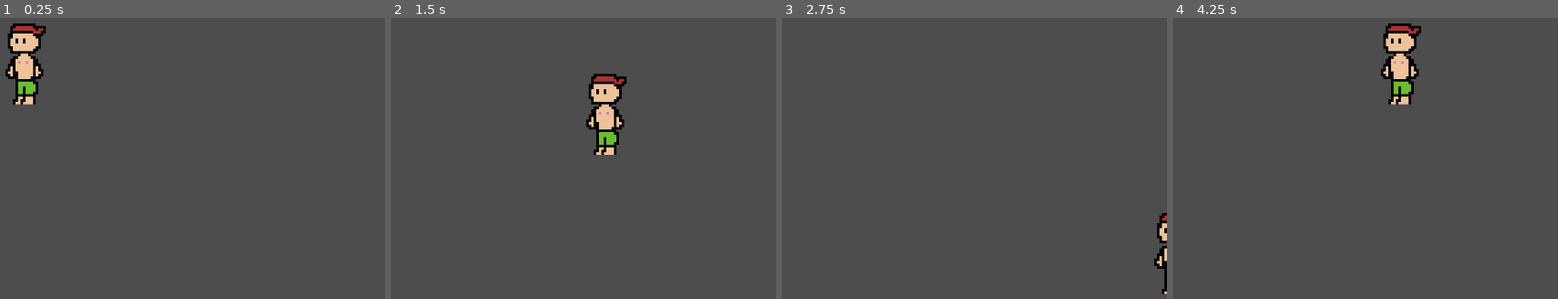
Above: before the commit, frames 1-4 (left to right).
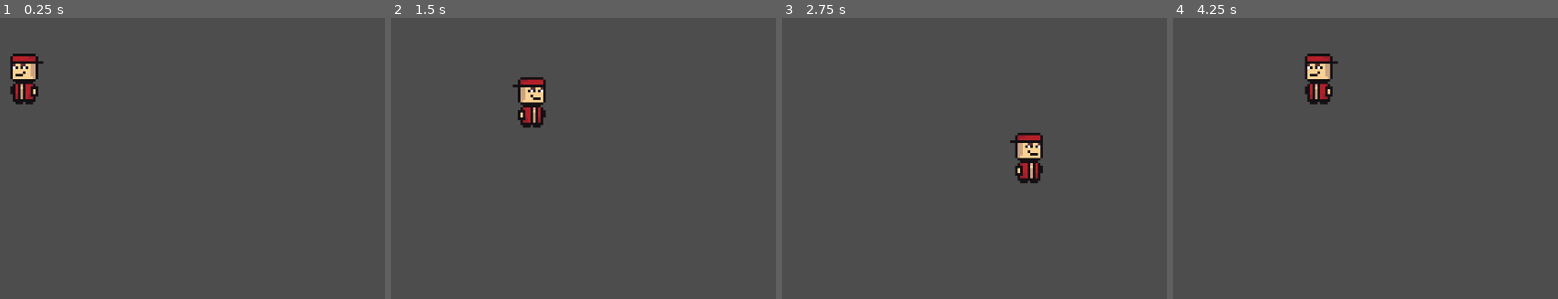
Above: after the commit, the same moments.

Repository: Antonekk/Brackeys-GJ-2024
Game: Godot game, scene res://Stages/beach.tscn
Same seed, same stepped clock (60 frames per second), same inputs: the game is played once before the commit and once after it.
Inputs:
- Up to frame 1 (0.25 s): no input
- Up to frame 2 (1.5 s): tap Enter at 0.5 s; hold Right (ui_right) 0.53-1.28 s; hold Shift (Run, bound only after the commit) 0.53-1.28 s; hold Down (ui_down) from 1.28 s (still down); tap Shift (Run, bound only after the commit) at 1.35 s
- Up to frame 3 (2.75 s): release Down (ui_down) at 2.03 s; hold Right (ui_right) from 2.03 s (still down); hold Shift (Run, bound only after the commit) from 2.03 s (still down)
- Up to frame 4 (4.25 s): release Right (ui_right) at 2.78 s; release Shift (Run, bound only after the commit) at 2.78 s; hold Up (ui_up) 2.78-3.53 s; tap Shift (Run, bound only after the commit) at 2.85 s; hold Left (ui_left) from 3.53 s (still down); hold Shift (Run, bound only after the commit) from 3.53 s (still down)

The runs differ from the first frame. In frame 1, 1.9% of the frame differs, in the area x 1-12%, y 1-31%; in frame 2, 3.3%; in frame 3, 1.7%; in frame 4, 3.4%, in the area x 34-65%, y 1-31%.

Commit message:
8-direction movement added
+ Vector normalization
+ New Character Sprite

Diff:
--- a/crab-storm/Entities/Player/Player.tscn
+++ b/crab-storm/Entities/Player/Player.tscn
@@ -1,18 +1,18 @@
 [gd_scene load_steps=4 format=3 uid="uid://b1t41e7dxhe88"]
 
 [ext_resource type="Script" path="res://Entities/Player/player_movement.gd" id="1_c2po7"]
-[ext_resource type="Texture2D" uid="uid://drywjoikgi2pi" path="res://Entities/Player/Art/Character.png" id="1_i72qr"]
+[ext_resource type="Texture2D" uid="uid://m58teogmy3d0" path="res://Entities/Player/Art/CharacterIdle.png" id="2_3aqbr"]
 
 [sub_resource type="RectangleShape2D" id="RectangleShape2D_8vlsm"]
-size = Vector2(16, 32)
+size = Vector2(11, 19)
 
 [node name="Player" type="CharacterBody2D"]
 script = ExtResource("1_c2po7")
 
 [node name="Sprite2D" type="Sprite2D" parent="."]
-position = Vector2(0, -16)
-texture = ExtResource("1_i72qr")
+position = Vector2(0, -10)
+texture = ExtResource("2_3aqbr")
 
 [node name="CollisionShape2D" type="CollisionShape2D" parent="."]
-position = Vector2(0, -16)
+position = Vector2(-0.5, -9.5)
 shape = SubResource("RectangleShape2D_8vlsm")
--- a/crab-storm/Entities/Player/player_movement.gd
+++ b/crab-storm/Entities/Player/player_movement.gd
@@ -1,22 +1,36 @@
 extends CharacterBody2D
 
 
-const SPEED = 100.0
-const JUMP_VELOCITY = -400.0
+const SPEED = 40.0
+const RUN_SPEED = 60.0
+
+@onready var player_sprite: Sprite2D = $Sprite2D
 
 
 func _physics_process(delta: float) -> void:
 
-	var direction_vertical := Input.get_axis("ui_left", "ui_right")
-	var direction_horizontal := Input.get_axis("ui_up", "ui_down")
-	if direction_vertical:
-		velocity.x = direction_vertical * SPEED
-	else:
-		velocity.x = move_toward(velocity.x, 0, SPEED)
+	# Get input direction -1, 0, 1 depending on input
+	var direction_horizontal := Input.get_axis("Move_Left", "Move_Right")
+	var direction_vertical := Input.get_axis("Move_Up", "Move_Down")
+	var is_running := Input.is_action_pressed("Run")
 
-	if direction_horizontal:
-		velocity.y = direction_horizontal * SPEED
-	else:
-		velocity.y = move_toward(velocity.y, 0, SPEED)
 
+	 # Create a direction vector from the input
+	var direction2D = Vector2(direction_horizontal, direction_vertical)
+
+	# Normalize the direction vector if it's not zero
+	if direction2D.length() > 0:
+		direction2D = direction2D.normalized()
+
+	# Set velocity based on the normalized direction
+	var movement_multiplier = SPEED if !is_running else RUN_SPEED
+	velocity = direction2D * movement_multiplier
+
+
+
+	# Handle sprite fliping
+	if direction_horizontal != 0:
+		player_sprite.flip_h = direction_horizontal > 0
+
+	# Move the player using the velocity
 	move_and_slide()
--- a/crab-storm/project.godot
+++ b/crab-storm/project.godot
@@ -15,6 +15,38 @@
 config/features=PackedStringArray("4.3", "Forward Plus")
 config/icon="res://icon.svg"
 
+[input]
+
+Move_Up={
+"deadzone": 0.5,
+"events": [Object(InputEventKey,"resource_local_to_scene":false,"resource_name":"","device":0,"window_id":0,"alt_pressed":false,"shift_pressed":false,"ctrl_pressed":false,"meta_pressed":false,"pressed":false,"keycode":0,"physical_keycode":87,"key_label":0,"unicode":0,"location":0,"echo":false,"script":null)
+, Object(InputEventKey,"resource_local_to_scene":false,"resource_name":"","device":0,"window_id":0,"alt_pressed":false,"shift_pressed":false,"ctrl_pressed":false,"meta_pressed":false,"pressed":false,"keycode":0,"physical_keycode":4194320,"key_label":0,"unicode":0,"location":0,"echo":false,"script":null)
+]
+}
+Move_Down={
+"deadzone": 0.5,
+"events": [Object(InputEventKey,"resource_local_to_scene":false,"resource_name":"","device":-1,"window_id":0,"alt_pressed":false,"shift_pressed":false,"ctrl_pressed":false,"meta_pressed":false,"pressed":false,"keycode":0,"physical_keycode":83,"key_label":0,"unicode":115,"location":0,"echo":false,"script":null)
+, Object(InputEventKey,"resource_local_to_scene":false,"resource_name":"","device":-1,"window_id":0,"alt_pressed":false,"shift_pressed":false,"ctrl_pressed":false,"meta_pressed":false,"pressed":false,"keycode":0,"physical_keycode":4194322,"key_label":0,"unicode":0,"location":0,"echo":false,"script":null)
+]
+}
+Move_Left={
+"deadzone": 0.5,
+"events": [Object(InputEventKey,"resource_local_to_scene":false,"resource_name":"","device":-1,"window_id":0,"alt_pressed":false,"shift_pressed":false,"ctrl_pressed":false,"meta_pressed":false,"pressed":false,"keycode":0,"physical_keycode":65,"key_label":0,"unicode":97,"location":0,"echo":false,"script":null)
+, Object(InputEventKey,"resource_local_to_scene":false,"resource_name":"","device":-1,"window_id":0,"alt_pressed":false,"shift_pressed":false,"ctrl_pressed":false,"meta_pressed":false,"pressed":false,"keycode":0,"physical_keycode":4194319,"key_label":0,"unicode":0,"location":0,"echo":false,"script":null)
+]
+}
+Move_Right={
+"deadzone": 0.5,
+"events": [Object(InputEventKey,"resource_local_to_scene":false,"resource_name":"","device":-1,"window_id":0,"alt_pressed":false,"shift_pressed":false,"ctrl_pressed":false,"meta_pressed":false,"pressed":false,"keycode":0,"physical_keycode":68,"key_label":0,"unicode":100,"location":0,"echo":false,"script":null)
+, Object(InputEventKey,"resource_local_to_scene":false,"resource_name":"","device":-1,"window_id":0,"alt_pressed":false,"shift_pressed":false,"ctrl_pressed":false,"meta_pressed":false,"pressed":false,"keycode":0,"physical_keycode":4194321,"key_label":0,"unicode":0,"location":0,"echo":false,"script":null)
+]
+}
+Run={
+"deadzone": 0.5,
+"events": [Object(InputEventKey,"resource_local_to_scene":false,"resource_name":"","device":-1,"window_id":0,"alt_pressed":false,"shift_pressed":false,"ctrl_pressed":false,"meta_pressed":false,"pressed":false,"keycode":0,"physical_keycode":4194325,"key_label":0,"unicode":0,"location":0,"echo":false,"script":null)
+]
+}
+
 [rendering]
 
 textures/canvas_textures/default_texture_filter=0
Binary file added: crab-storm/Entities/Player/Art/CharacterIdle.png
Not shown, added: crab-storm/Entities/Player/Art/CharacterIdle.png.import
